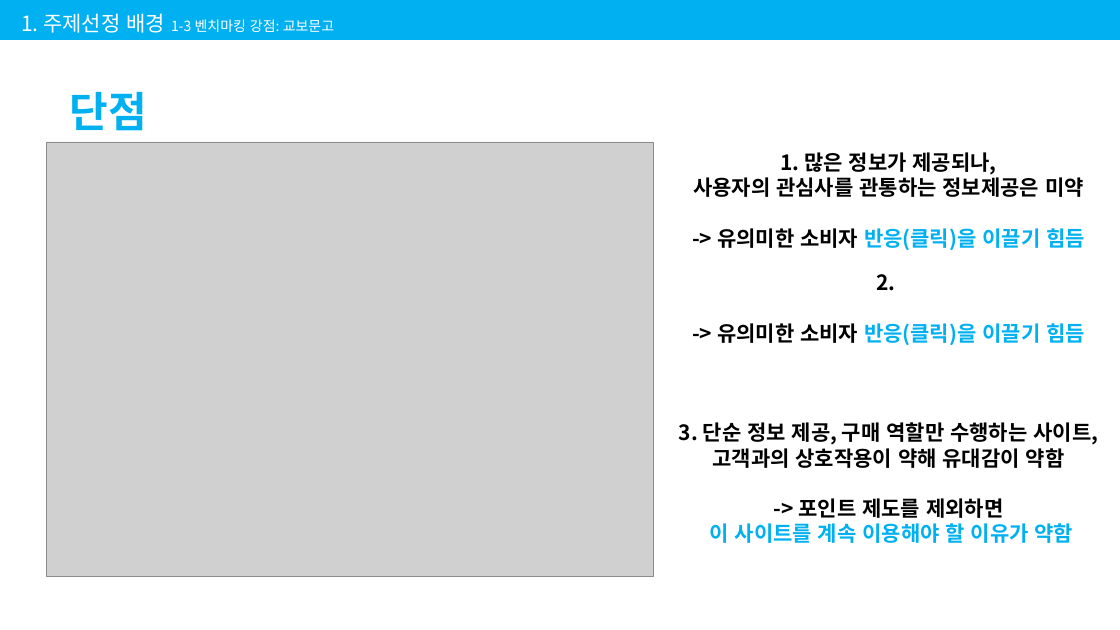
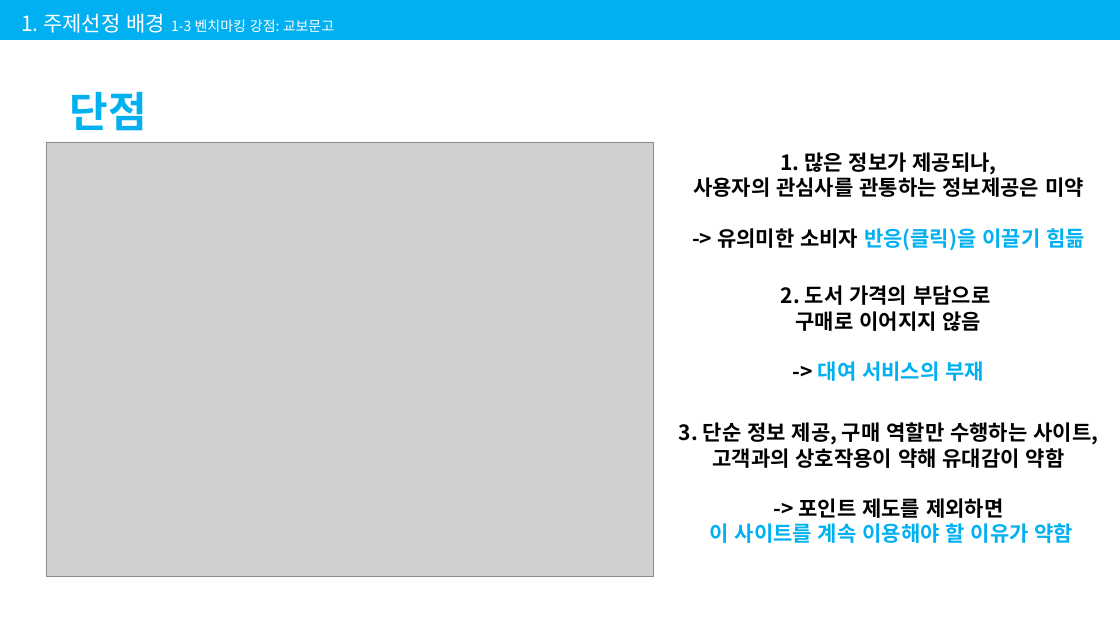
Before and after one commit to 201411096/kosmo_bookstore, a slide deck: slide 8 of Document/2조 김용선, 박세영, 정아인.pptx. Drawn at 1120x630 pixels with LibreOffice and Linux fonts; fonts in the diff are those of the drawing; grey boxes stand for pictures. Boxes give left, top, right and bottom in pixels: in the first picture for what was removed or moved away, otherwise in the second. Text is boxed around its words. In the diff, an @@ line names an element or a change of style, - is before the commit and + after.

```diff
--- a/Document/2조 김용선, 박세영, 정아인.pptx
+++ b/Document/2조 김용선, 박세영, 정아인.pptx
@@ text at box(717, 228, 1085, 250): text changed @@
--> 유의미한 소비자 반응(클릭)을 이끌기 힘듬
+-> 유의미한 소비자 반응(클릭)을 이끌기 힘듦
@@ text at box(781, 285, 990, 381): text changed; text colour #00B0F0 to #000000 @@
-2.
--> 유의미한 소비자 반응(클릭)을 이끌기 힘듬
+2. 도서 가격의 부담으로
+구매로 이어지지 않음
+-> 대여 서비스의 부재
```
Also in this commit, not shown: 1 other slide changed.
